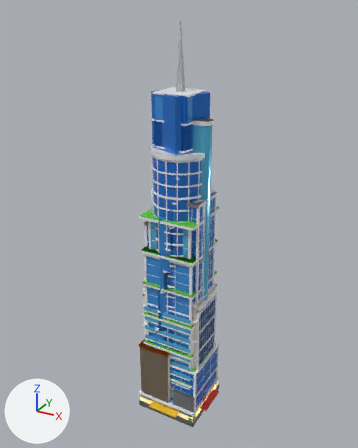
One commit to the glTF model models/cb_series.glb: the scene before it, then after it.
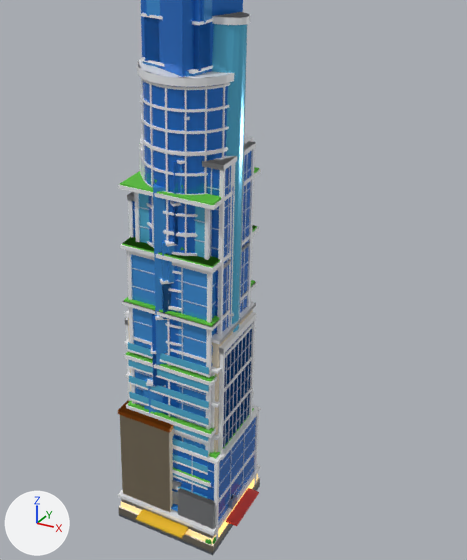
There are two pictures of each version: one whole from a 50 mm lens placed at (2.95, -5.41, 5.7), pointed at (-0.06, 0.07, 2.96), one close up on the part from 20% to 94% of the width and 25% to 96% of the height. Lighting does not change. The marker at lower left points along +X, +Y and +Z. The first two pictures are the older version. Where no turn or scale is listed for an object, it has been applied to the vertices.

The first close-up shows 'bs10_0', 'bs13_2', 'bs1_0', 'bs2_0', 'bs3_0', 'bs4_0', 'bs5_0', 'bs5_2', 'bs7_0', 'bs8_2', 'bs9_0', 'bs9_2' and 21 more.
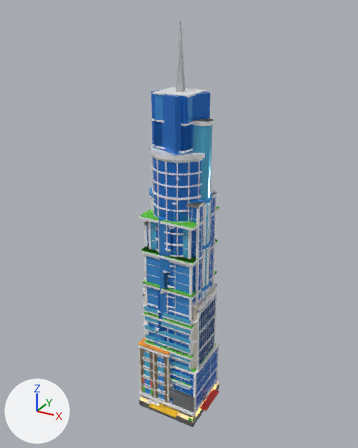
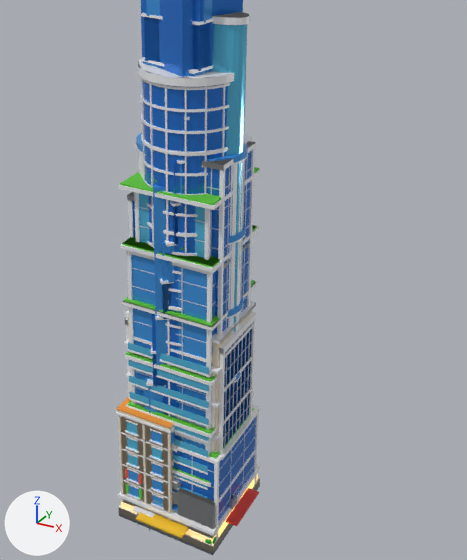
The change, as a diff of the scene's bpy script:
```diff
--- a/models/cb_series.glb.py
+++ b/models/cb_series.glb.py
@@ me_bs28_0 @@
+me_bs28_0.from_pydata(...)  # 3412 vertices, 6484 faces; spans x -0.47..0.47, y -0.37..0.37, z -2.04..2.04
+me_bs28_0.materials.append(mat_stone)  # pale yellow #e7ddcc
+me_bs28_0.materials.append(mat_glassg)  # cyan #5cc1e9
+me_bs28_0.materials.append(mat_frame)  # white #f2f4f7
+me_bs28_0.materials.append(mat_glasse)  # blue #49a2f0
+me_bs28_0.materials.append(mat_mull)  # pale blue #c5d3e3
+me_bs28_0.materials.append(mat_green)  # green #5cc337
+me_bs28_0.materials.append(mat_steel)  # grey #9ba8b6
+me_bs28_0.materials.append(mat_dark)  # dark blue #37404f
+me_bs28_0.materials.append(mat_red)  # red #e94439
+me_bs28_0.materials.append(mat_trunk)  # brown #7b593c
+me_bs28_0.materials.append(mat_leaf)  # green #3c9f2a
@@ me_bs27_0 @@
+me_bs27_0.from_pydata(...)  # 3964 vertices, 5992 faces; spans x -0.465..0.465, y -0.501..0.501, z -0.695..0.695
+me_bs27_0.materials.append(mat_stone)  # pale yellow #e7ddcc
+me_bs27_0.materials.append(mat_beige)  # beige #f0e3c9
+me_bs27_0.materials.append(mat_glassf)  # blue #2879d9
+me_bs27_0.materials.append(mat_frame)  # white #f2f4f7
+me_bs27_0.materials.append(mat_glassg)  # cyan #5cc1e9
+me_bs27_0.materials.append(mat_glasse)  # blue #49a2f0
+me_bs27_0.materials.append(mat_awnb)  # blue #378fe1
+me_bs27_0.materials.append(mat_green)  # green #5cc337
+me_bs27_0.materials.append(mat_awnr)  # red #e95949
+me_bs27_0.materials.append(mat_orange)  # orange #f59b39
+me_bs27_0.materials.append(mat_steel)  # grey #9ba8b6
+me_bs27_0.materials.append(mat_dark)  # dark blue #37404f
+me_bs27_0.materials.append(mat_roof)  # pale blue #b9c1cd
+me_bs27_0.materials.append(mat_tank)  # white #e0e6ed
+me_bs27_0.materials.append(mat_solar)  # dark blue #173d79
+me_bs27_0.materials.append(mat_trunk)  # brown #7b593c
+me_bs27_0.materials.append(mat_leaf)  # green #3c9f2a
+me_bs27_0.materials.append(mat_pool)  # cyan #4ed9f0
@@ ob_bs28_0 @@
+ob_bs28_0 = bpy.data.objects.new('bs28_0', me_bs28_0)
+ob_bs28_0.location = (0.0, -0.032, 2.037)
@@ ob_bs27_0 @@
+ob_bs27_0 = bpy.data.objects.new('bs27_0', me_bs27_0)
+ob_bs27_0.location = (0.005, 0.002, 0.695)
```

Pixel boxes [x1, y1, x2, y2] of what changed, in the close-ups (467 x 560 px):
'bs27_0', added
    after: [116, 397, 216, 544]
'bs28_0', added (mostly hidden)
    after: [136, 133, 248, 512]
    faces in mat_frame (white #f2f4f7): [136, 146, 248, 512]
    faces in mat_glasse (blue #49a2f0): [136, 133, 248, 381]
'bs8_2', unchanged, covered by the edit
    before: [118, 401, 174, 512]
    after: [121, 417, 173, 512]
